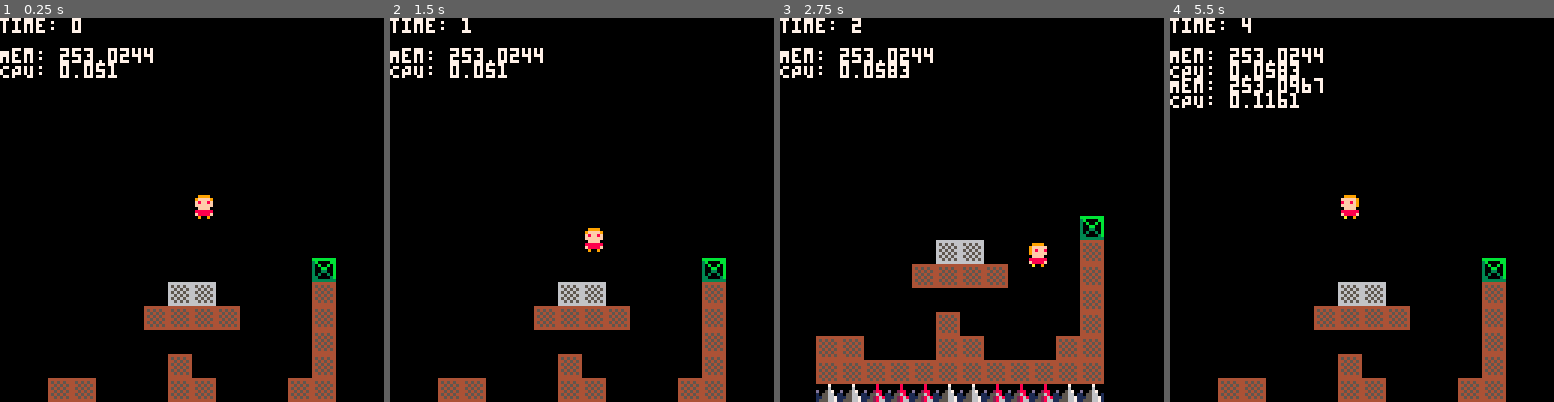
Above: before the commit, frames 1-4 (left to right).
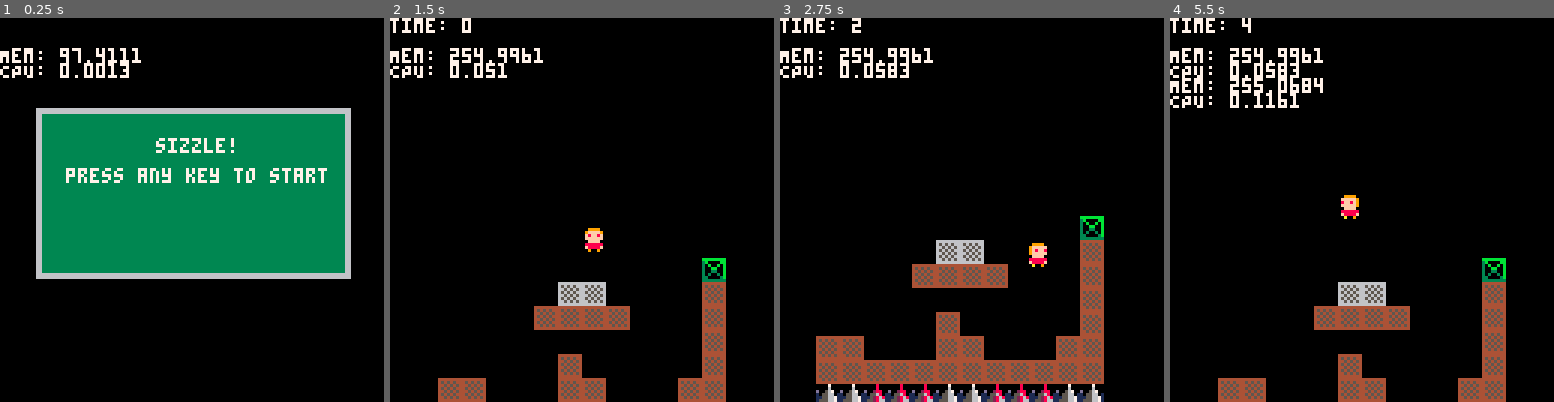
Above: after the commit, the same moments.

Repository: millwardesque/sizzle
Game: PICO-8 cartridge sizzle.p8
The game is run twice, just before and just after one commit, with the same random seed, the same clock (stepped at 60 frames per second) and the same inputs.
Inputs:
- Up to frame 1 (0.25 s): no input
- Up to frame 2 (1.5 s): tap X (X key) at 0.33, 1.07 s; tap O (Z key) at 0.7 s
- Up to frame 3 (2.75 s): hold Right 1.6-2.1 s; tap O (Z key) at 1.7, 2.1, 2.5 s; tap X (X key) at 1.85 s; hold Up 2.15-2.42 s; hold Right from 2.47 s (still down)
- Up to frame 4 (5.5 s): tap O (Z key) every 0.4 s from 2.9 to 5.3 s; tap X (X key) at 2.97, 4.08, 5.2 s; release Right at 3.03 s; hold Left 3.08-3.58 s; hold Down 3.63-3.97 s; hold Right 4.02-4.68 s; hold Up 4.73-5.03 s; hold Left from 5.08 s (still down)

The runs differ from the first frame. In frame 1, 44% of the frame differs, in the area x 0-92%, y 0-100%; in frame 2, 0.2%; in frame 3, 0.2%; in frame 4, 0.3%.

Commit message:
Added basic main menu.

Diff:
--- a/game.lua
+++ b/game.lua
@@ -155,6 +155,36 @@
 		print("level complete!", 36, print_y)
 		print_y += line_height
 		print("press any key", 38, print_y)
+	end,
+
+	exit = function(self)
+	end,
+}
+
+main_menu_state = {
+	enter = function(self)
+	end,
+
+	update = function(self)
+		if btnp(0) or btnp(1) or btnp(2) or btnp(3) or btnp(4) or btnp(5) then
+			set_game_state(ingame_state)
+		end
+	end,
+
+	draw = function(self)
+		-- Draw game-over window
+		camera()
+		clip()
+
+		rectfill(12, 30, 116, 86, 6)
+		rectfill(14, 32, 114, 84, 3)
+		color(7)
+
+		local line_height = 10
+		local print_y = 40
+		print("sizzle!", 52, print_y)
+		print_y += line_height
+		print("press any key to start", 22, print_y)
 	end,
 
 	exit = function(self)
@@ -940,7 +970,7 @@
 -- Global init function.
 --
 function _init()
-	set_game_state(ingame_state)
+	set_game_state(main_menu_state)
 end
 
 --
--- a/sizzle.p8
+++ b/sizzle.p8
@@ -1,5 +1,5 @@
 pico-8 cartridge // http://www.pico-8.com
-version 10
+version 8
 __lua__
 g_state = nil
 
@@ -158,6 +158,36 @@
 		print("level complete!", 36, print_y)
 		print_y += line_height
 		print("press any key", 38, print_y)
+	end,
+
+	exit = function(self)
+	end,
+}
+
+main_menu_state = {
+	enter = function(self)
+	end,
+
+	update = function(self)
+		if btnp(0) or btnp(1) or btnp(2) or btnp(3) or btnp(4) or btnp(5) then
+			set_game_state(ingame_state)
+		end
+	end,
+
+	draw = function(self)
+		-- Draw game-over window
+		camera()
+		clip()
+
+		rectfill(12, 30, 116, 86, 6)
+		rectfill(14, 32, 114, 84, 3)
+		color(7)
+
+		local line_height = 10
+		local print_y = 40
+		print("sizzle!", 52, print_y)
+		print_y += line_height
+		print("press any key to start", 22, print_y)
 	end,
 
 	exit = function(self)
@@ -943,7 +973,7 @@
 -- Global init function.
 --
 function _init()
-	set_game_state(ingame_state)
+	set_game_state(main_menu_state)
 end
 
 --
Not shown, changed: readme.md
